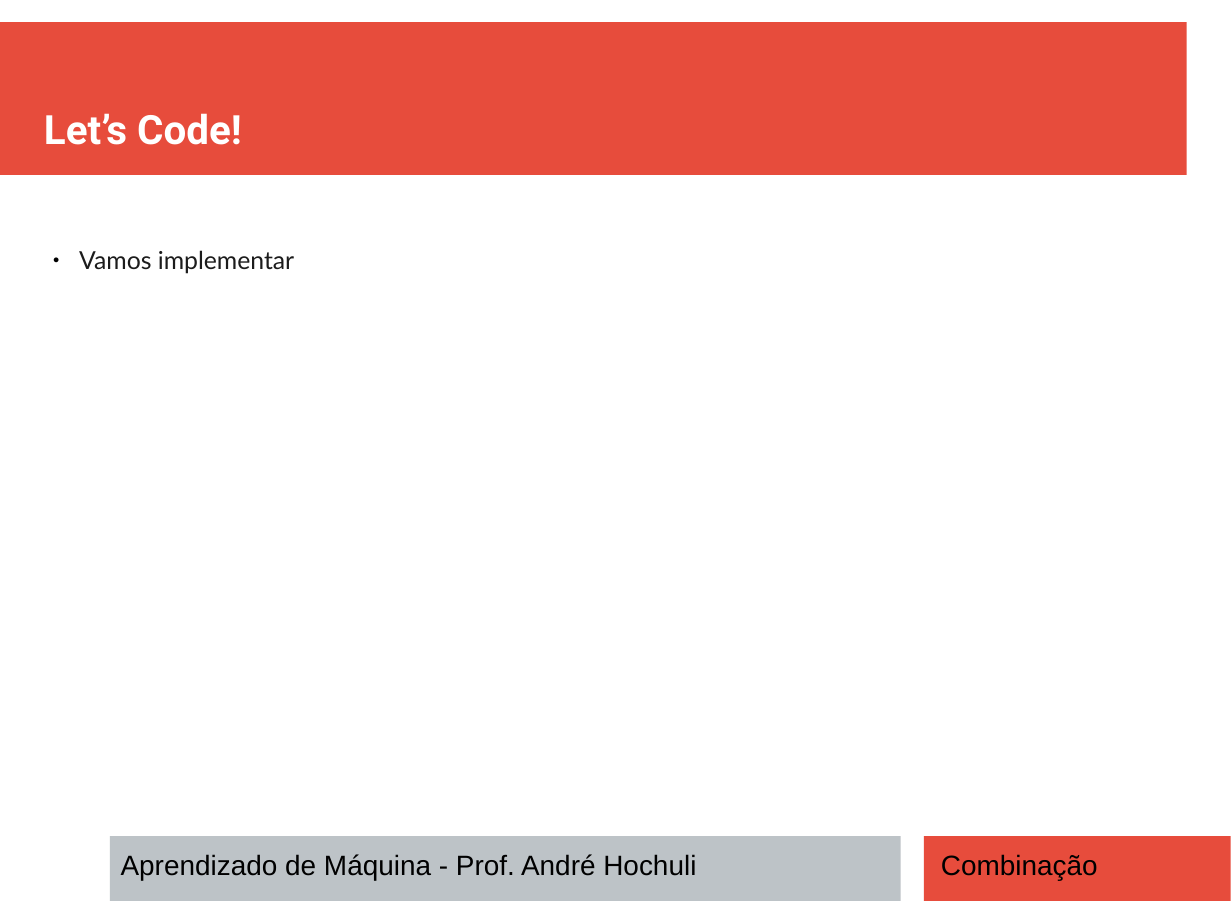
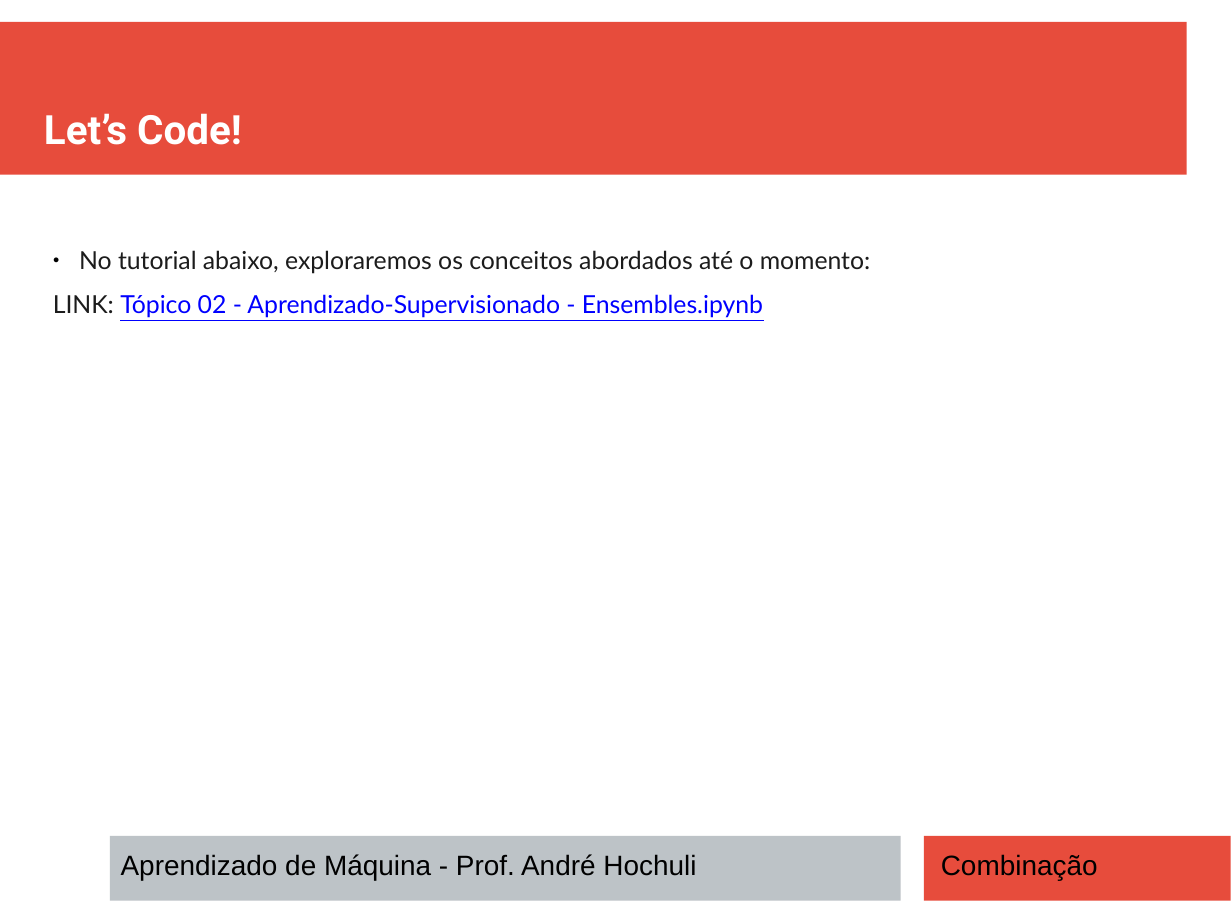
Before and after one commit to andrehochuli/teaching, a slide deck: slide 12 of AprendizadoMaquina/Tópico 02 - Aprendizado Supervisionado/Ensembles/Tópico 02 - Aprendizado-Supervisionado - Ensembles.pptx. Drawn at 1232x924 pixels with LibreOffice and Linux fonts; fonts in the diff are those of the drawing. Boxes give left, top, right and bottom in pixels: in the first picture for what was removed or moved away, otherwise in the second. Text is boxed around its words. In the diff, an @@ line names an element or a change of style, - is before the commit and + after.

Commit message:
Atualizando slides

```diff
--- a/AprendizadoMaquina/Tópico 02 - Aprendizado Supervisionado/Ensembles/Tópico 02 - Aprendizado-Supervisionado - Ensembles.pptx
+++ b/AprendizadoMaquina/Tópico 02 - Aprendizado Supervisionado/Ensembles/Tópico 02 - Aprendizado-Supervisionado - Ensembles.pptx
@@ text at (53,250,870,318): text changed @@
-● Vamos implementar
+● No tutorial abaixo, exploraremos os conceitos abordados até o momento:
+LINK: Tópico 02 - Aprendizado-Supervisionado - Ensembles.ipynb
```
Also in this commit, not shown: 1 other file.
